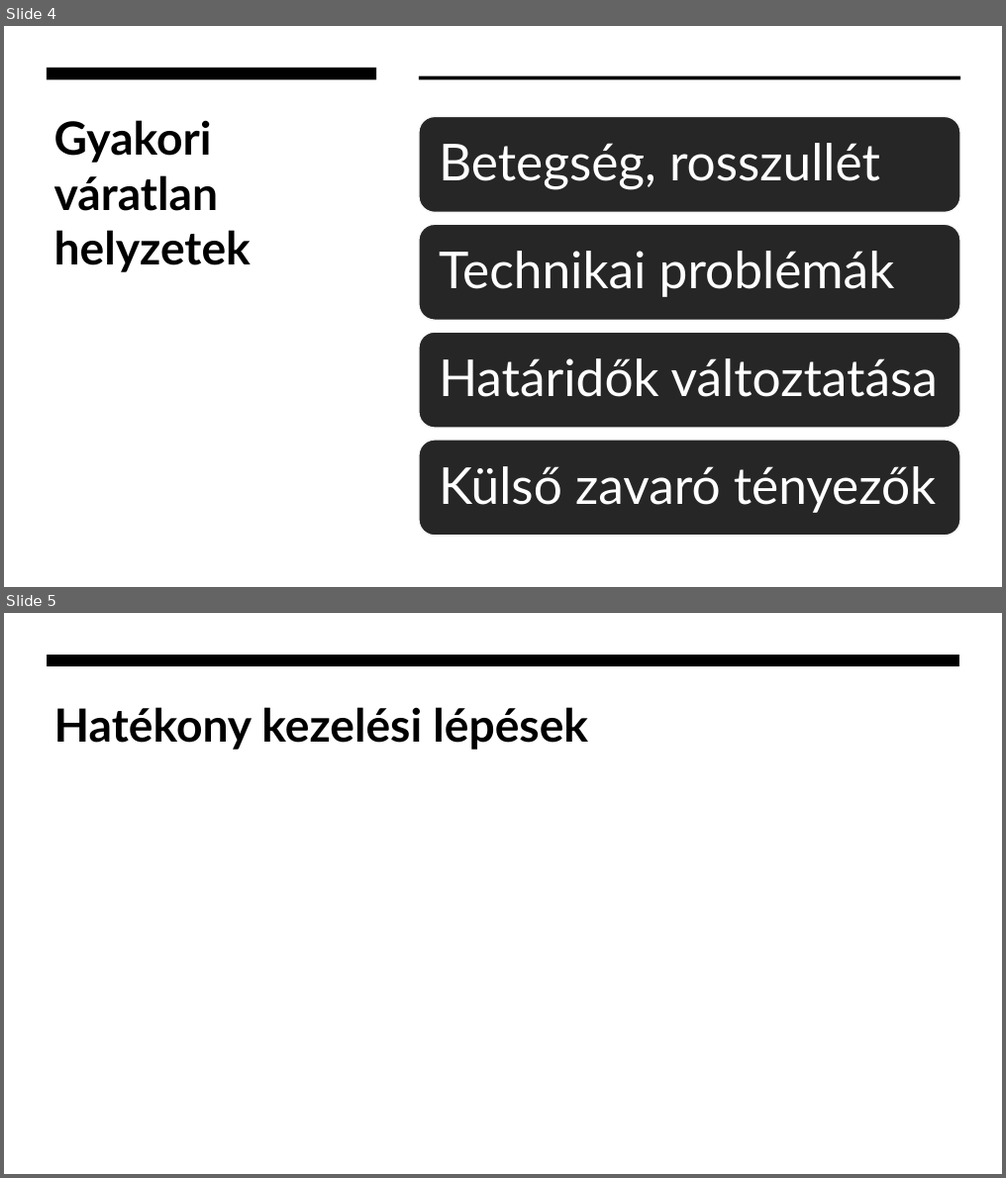
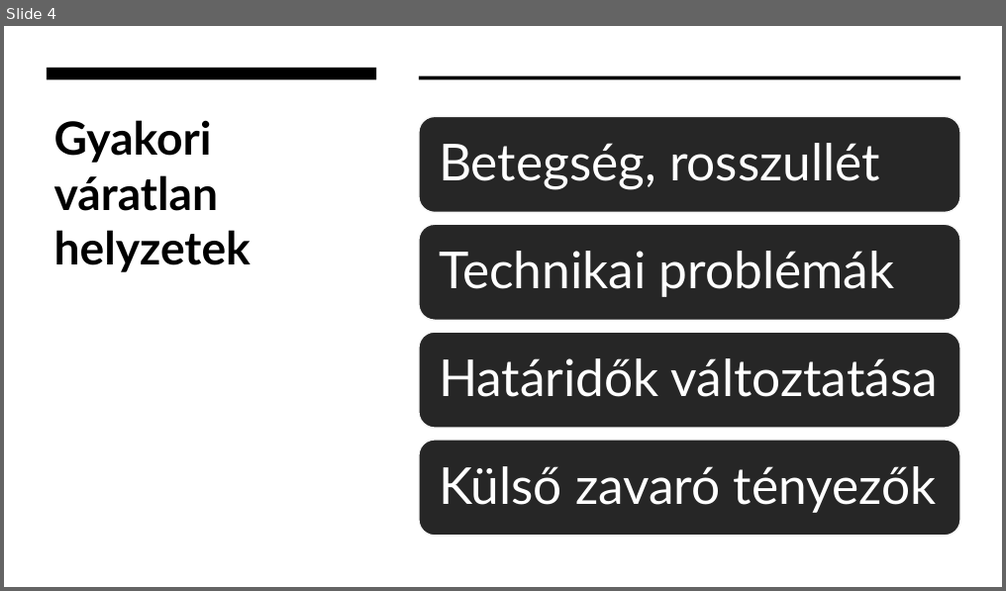
Before and after one commit to Maho-Yoshino/School_Notes, a slide deck: 2025-2026/IKT/varatlan_helyzet.pptx. Shown one above the other, each under a label of ours: slides 4 and 5 before the commit, slide 4 after it. The pictures are 1006x1178 and 1006x591 pixels, drawn with LibreOffice and Linux fonts; fonts in the diff are those of the drawing. Boxes give left, top, right and bottom in pixels: in the first picture for what was removed or moved away, otherwise in the second. Text is boxed around its words. In the diff, an @@ line names an element or a change of style, - is before the commit and + after.

```diff
--- a/2025-2026/IKT/varatlan_helyzet.pptx
+++ b/2025-2026/IKT/varatlan_helyzet.pptx
@@ slide 5 removed at (x1=4, y1=613, x2=1002, y2=1174), background #FFFFFF @@
@@ freeform shape removed at (x1=47, y1=655, x2=960, y2=666) @@
@@ title removed at (x1=54, y1=707, x2=588, y2=750) @@
-Hatékony kezelési lépések
```
Also in this commit, not shown: 4 slides added, 9 other files.
